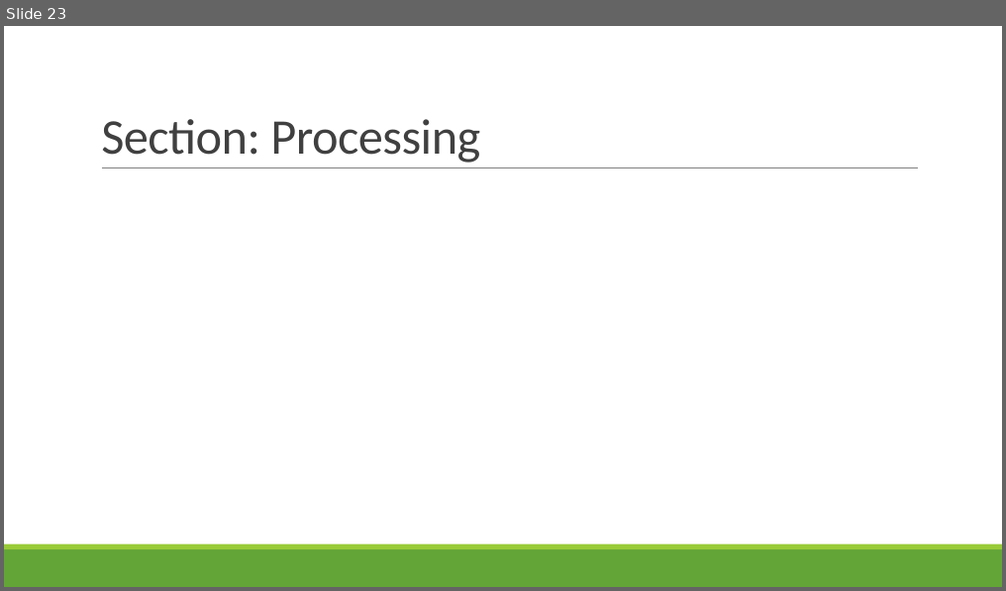
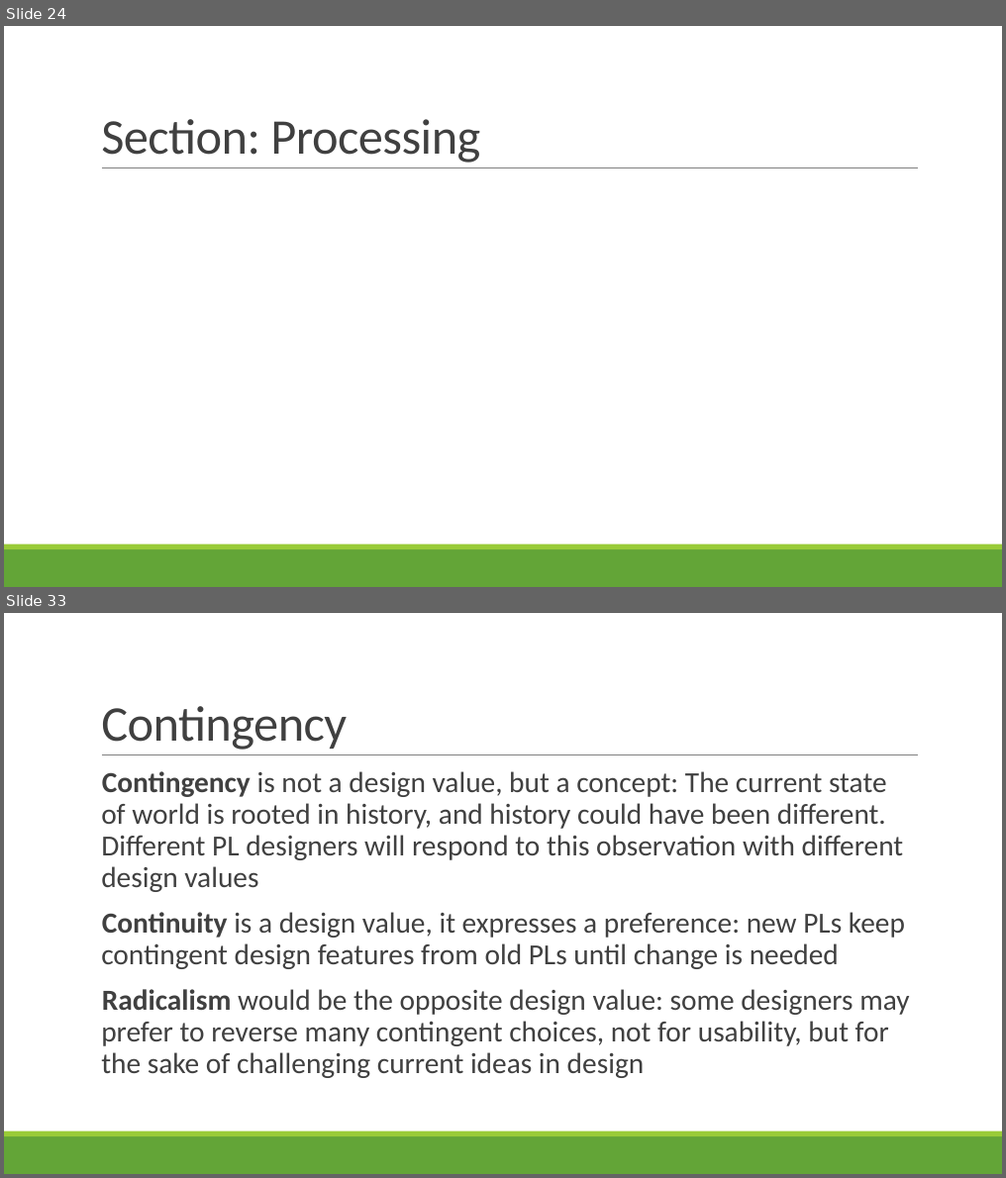
Before and after one commit to rbohrer/pl-course, a slide deck: LectureSlides/12Play.pptx. Shown one above the other, each under a label of ours: slide 23 before the commit, slides 24 and 33 after it; the slides between them are not shown. The pictures are 1006x591 and 1006x1178 pixels, drawn with LibreOffice and Linux fonts; fonts in the diff are those of the drawing. Boxes give left, top, right and bottom in pixels: in the first picture for what was removed or moved away, otherwise in the second. Text is boxed around its words. In the diff, an @@ line names an element or a change of style, - is before the commit and + after.

```diff
--- a/LectureSlides/12Play.pptx
+++ b/LectureSlides/12Play.pptx
@@ slide 33 added at [4, 613, 1002, 1174], background #FFFFFF; not listed: 3 template elements that a slide beside it also shows @@
@@ title added at [101, 706, 347, 750], 48 pt, text #404040 @@
+Contingency
@@ text added at [101, 771, 909, 1078], 28 pt, text #404040 @@
+  Contingency is not a design value, but a concept: The current state of world is rooted in history, and history could have been different. Different PL designers will respond to this observation with different design values
+  Continuity is a design value, it expresses a preference: new PLs keep contingent design features from old PLs until change is needed
+  Radicalism would be the opposite design value: some designers may prefer to reverse many contingent choices, not for usability, but for the sake of challenging current ideas in design
@@ what was slide 23 is now slide 24 @@
```
Also in this commit, not shown: 2 slides changed, 12 other slides added.
